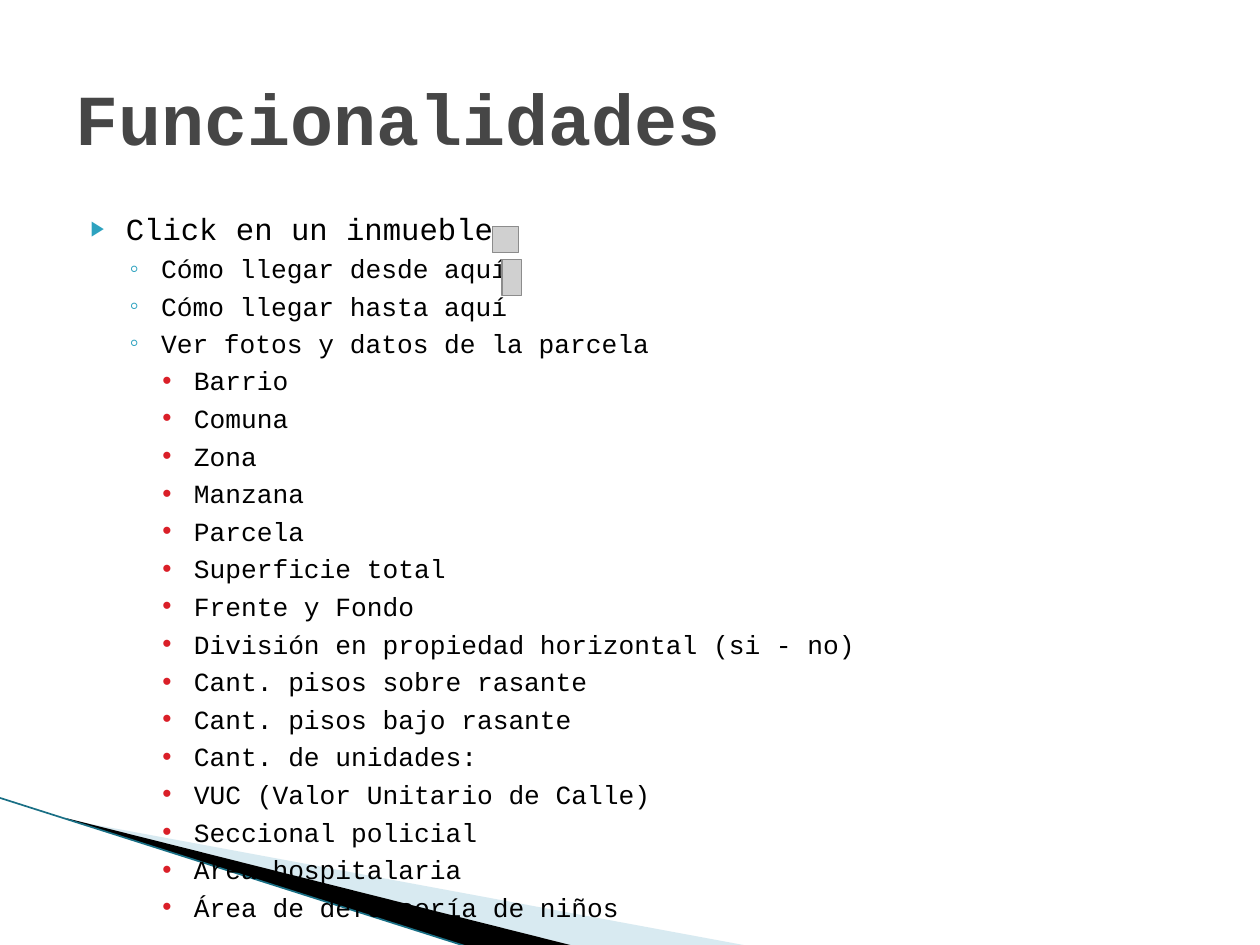
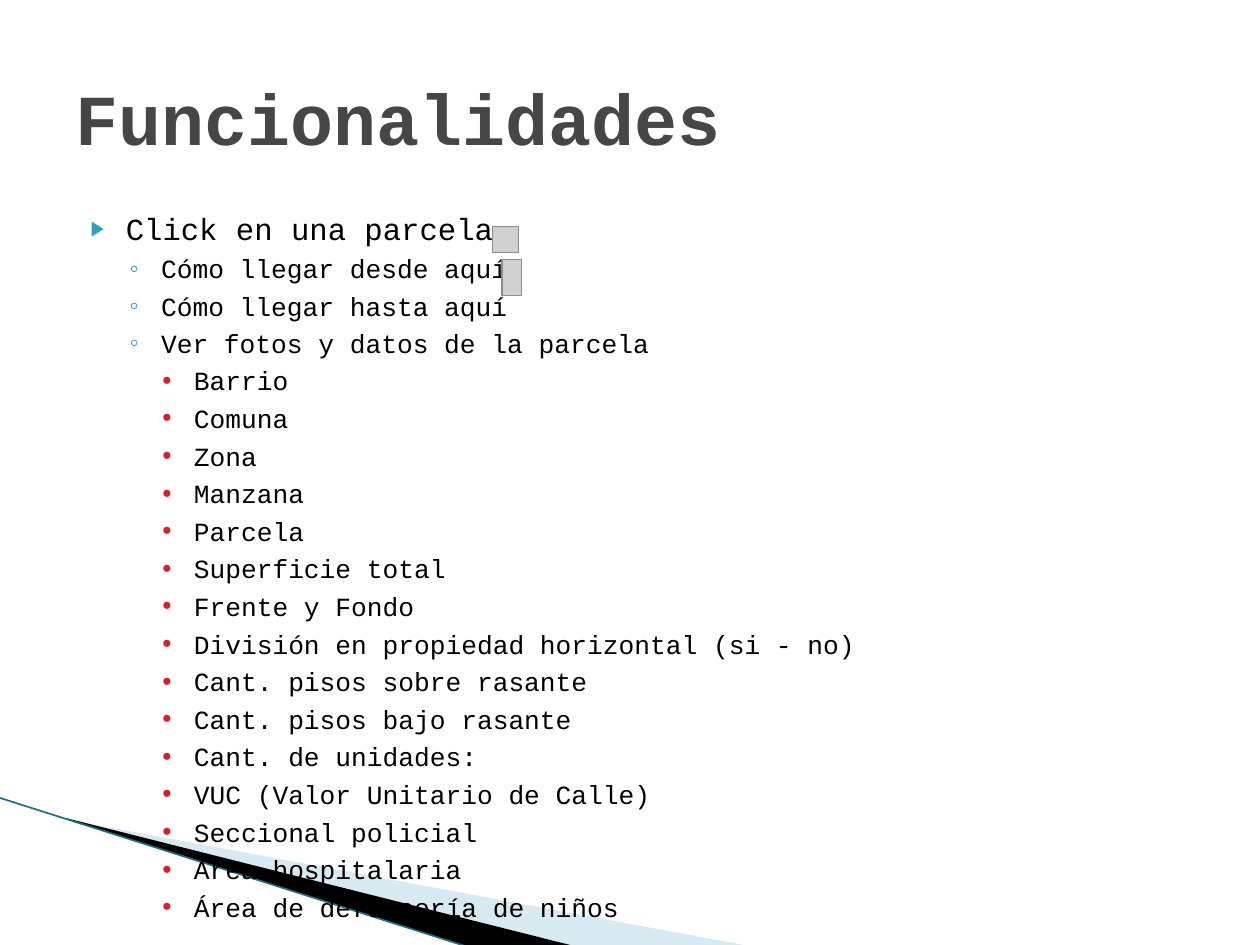
Before and after one commit to guido07/sg2-utn-2011-tp, a slide deck: slide 5 of TP Minería/Sistema de Información Geográfica.pptx. Drawn at 1260x945 pixels with LibreOffice and Linux fonts; fonts in the diff are those of the drawing; grey boxes stand for pictures; background and template pictures are left out. Boxes give left, top, right and bottom in pixels: in the first picture for what was removed or moved away, otherwise in the second. Text is boxed around its words. In the diff, an @@ line names an element or a change of style, - is before the commit and + after.

```diff
--- a/TP Minería/Sistema de Información Geográfica.pptx
+++ b/TP Minería/Sistema de Información Geográfica.pptx
@@ text at [126,218,493,249]: text changed @@
-▶ Click en un inmueble
+▶ Click en una parcela
```
